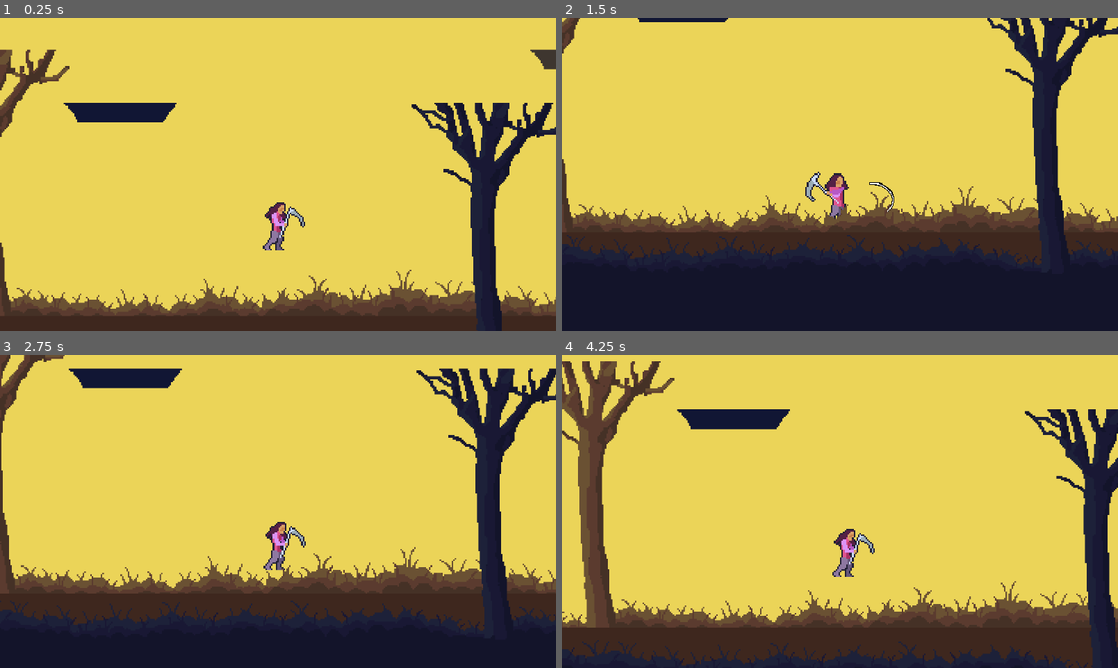
Above: before the commit, frames 1-4 (two rows, left to right).
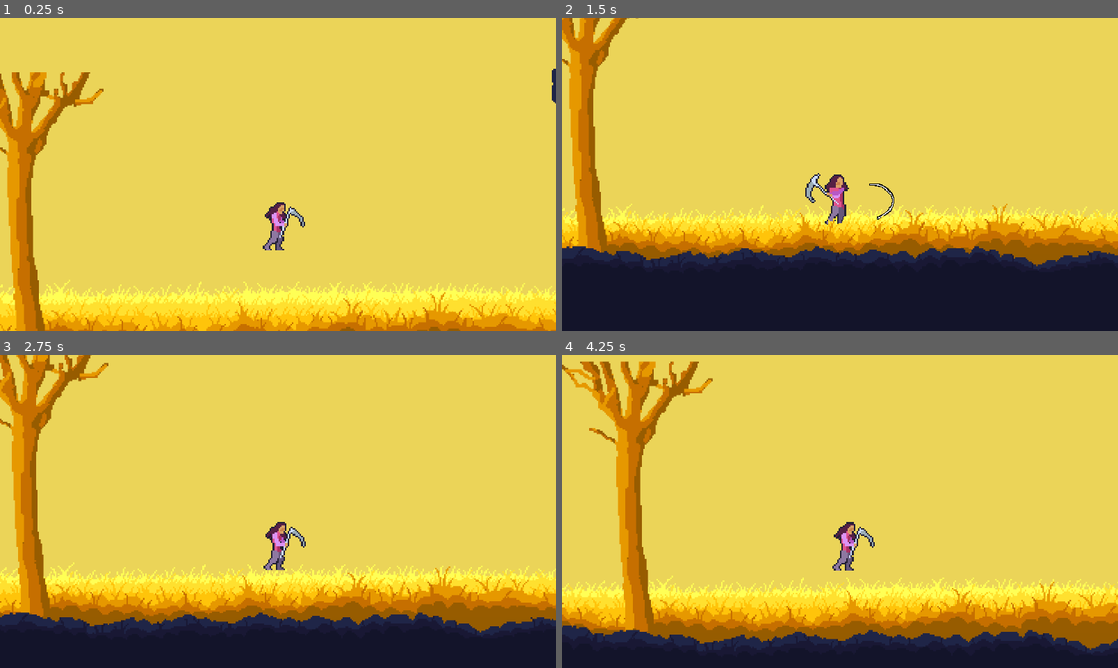
Above: after the commit, the same moments.

Repository: LordRevan36/software_development_platformer
Game: Godot game, scene res://main.tscn
The game is run twice, just before and just after one commit, with the same random seed, the same clock (stepped at 60 frames per second) and the same inputs.
Inputs:
- Up to frame 1 (0.25 s): no input
- Up to frame 2 (1.5 s): hold E (FlipRight) from 0.53 s (still down); tap Z (Attack 1) at 0.6, 1.35 s; tap W (Up) at 0.77 s
- Up to frame 3 (2.75 s): tap W (Up) at 1.52 s; release E (FlipRight) at 2.03 s; hold Q (FlipLeft) from 2.03 s (still down); tap Z (Attack 1) at 2.1 s
- Up to frame 4 (4.25 s): release Q (FlipLeft) at 2.78 s; hold E (FlipRight) from 2.78 s (still down); tap Z (Attack 1) at 2.85, 3.6 s; tap W (Up) at 3.02, 3.77 s

The runs differ from the first frame. In frame 1, 24% of the frame differs, in the area x 0-100%, y 10-100%; in frame 2, 22%; in frame 3, 26%; in frame 4, 36%, in the area x 0-100%, y 2-100%.

Commit message:
Slight Art Update
im immediately violating the branch system but oh well

Diff:
--- a/software-development-platformer/main.tscn
+++ b/software-development-platformer/main.tscn
@@ -1,14 +1,39 @@
-[gd_scene load_steps=6 format=3 uid="uid://0innvfg1noyr"]
+[gd_scene load_steps=9 format=3 uid="uid://0innvfg1noyr"]
 
 [ext_resource type="PackedScene" uid="uid://cy1vyx88wgg4v" path="res://Player/player.tscn" id="1_bo1nx"]
 [ext_resource type="PackedScene" uid="uid://c6lcnacw8vw5s" path="res://platform.tscn" id="2_8gbba"]
 [ext_resource type="Script" uid="uid://do5bugkt41qkv" path="res://camera.gd" id="2_jjvhh"]
 [ext_resource type="Texture2D" uid="uid://davcfmie0bbc2" path="res://Assets/Parallax.png" id="3_8gbba"]
+[ext_resource type="Texture2D" uid="uid://c2fn1ck4bikb1" path="res://Assets/Forest/Grass.png" id="4_272bh"]
+[ext_resource type="Texture2D" uid="uid://46oxramfmd6m" path="res://Assets/Forest/FrontTree.png" id="5_7mycd"]
+[ext_resource type="Texture2D" uid="uid://dok7ls8ld3g3u" path="res://Assets/Forest/FrontGround.png" id="6_272bh"]
 
 [sub_resource type="WorldBoundaryShape2D" id="WorldBoundaryShape2D_0xm2m"]
 distance = -285.0
 
 [node name="Main" type="Node"]
+
+[node name="BackParallax" type="Node2D" parent="."]
+
+[node name="BackMidground" type="Parallax2D" parent="BackParallax"]
+scroll_scale = Vector2(0.95, 0.95)
+scroll_offset = Vector2(1, 18)
+repeat_size = Vector2(2560, 0)
+repeat_times = 3
+
+[node name="Sprite2D" type="Sprite2D" parent="BackParallax/BackMidground"]
+modulate = Color(3.6413581, 2.464391, 0.89682823, 1)
+position = Vector2(-1140, -104)
+texture = ExtResource("4_272bh")
+
+[node name="ColorRect2" type="ColorRect" parent="BackParallax/BackMidground"]
+offset_left = -1321.0
+offset_top = 306.0
+offset_right = 1222.0
+offset_bottom = 365.0
+scale = Vector2(1.6800048, 9.080003)
+color = Color(1, 1, 0.33333334, 1)
+metadata/_edit_use_anchors_ = true
 
 [node name="Player" parent="." instance=ExtResource("1_bo1nx")]
 
@@ -20,43 +45,90 @@
 
 [node name="Platform" parent="." instance=ExtResource("2_8gbba")]
 
-[node name="Node2D" type="Node2D" parent="."]
+[node name="FrontParallax" type="Node2D" parent="."]
 
-[node name="Midground" type="Parallax2D" parent="Node2D"]
-scroll_offset = Vector2(0, 17)
+[node name="BackMidground" type="Parallax2D" parent="FrontParallax"]
+scroll_offset = Vector2(-2156, 23)
 repeat_size = Vector2(2560, 0)
 repeat_times = 3
 
-[node name="StaticBody2D" type="StaticBody2D" parent="Node2D/Midground"]
+[node name="Sprite2D" type="Sprite2D" parent="FrontParallax/BackMidground"]
+modulate = Color(1.3285676, 0.9534372, 0.4952448, 1)
+position = Vector2(-1140, -116)
+texture = ExtResource("4_272bh")
 
-[node name="CollisionShape2D" type="CollisionShape2D" parent="Node2D/Midground/StaticBody2D"]
-shape = SubResource("WorldBoundaryShape2D_0xm2m")
-
-[node name="Sprite2D" type="Sprite2D" parent="Node2D/Midground/StaticBody2D"]
-modulate = Color(3.6413581, 2.464391, 0.89682823, 1)
-position = Vector2(-1139, -40)
-texture = ExtResource("3_8gbba")
-
-[node name="ColorRect2" type="ColorRect" parent="Node2D/Midground/StaticBody2D"]
+[node name="ColorRect2" type="ColorRect" parent="FrontParallax/BackMidground"]
 offset_left = -1321.0
-offset_top = 307.0
+offset_top = 294.0
 offset_right = 1222.0
-offset_bottom = 366.0
+offset_bottom = 353.0
 scale = Vector2(1.6800048, 9.080003)
-color = Color(0.24139148, 0.1546655, 0.11655944, 1)
+color = Color(1, 0.8784314, 0.1882353, 1)
 metadata/_edit_use_anchors_ = true
 
-[node name="Foreground" type="Parallax2D" parent="Node2D"]
-scroll_scale = Vector2(1.2, 1.2)
+[node name="BackMidground2" type="Parallax2D" parent="FrontParallax"]
+scroll_scale = Vector2(1.05, 1.05)
+scroll_offset = Vector2(-1825, 26)
 repeat_size = Vector2(2560, 0)
 repeat_times = 3
 
-[node name="ColorRect" type="ColorRect" parent="Node2D/Foreground"]
+[node name="Sprite2D" type="Sprite2D" parent="FrontParallax/BackMidground2"]
+modulate = Color(1.1146151, 0.8355388, 0.10425563, 1)
+position = Vector2(-1140, -116)
+texture = ExtResource("4_272bh")
+
+[node name="ColorRect2" type="ColorRect" parent="FrontParallax/BackMidground2"]
+offset_left = -1321.0
+offset_top = 294.0
+offset_right = 1222.0
+offset_bottom = 353.0
+scale = Vector2(1.6800048, 9.080003)
+color = Color(1, 0.76862746, 0.039215688, 1)
+metadata/_edit_use_anchors_ = true
+
+[node name="Midground" type="Parallax2D" parent="FrontParallax"]
+scroll_scale = Vector2(1.1, 1.1)
+scroll_offset = Vector2(0, 9)
+repeat_size = Vector2(2560, 0)
+repeat_times = 3
+
+[node name="Sprite2D" type="Sprite2D" parent="FrontParallax/Midground"]
+modulate = Color(7.9196444, 4.613426, 0.00014847389, 1)
+position = Vector2(-1139, -31)
+texture = ExtResource("3_8gbba")
+
+[node name="ColorRect2" type="ColorRect" parent="FrontParallax/Midground"]
+offset_left = -1321.0
+offset_top = 328.0
+offset_right = 1222.0
+offset_bottom = 387.0
+scale = Vector2(1.6800048, 9.080003)
+color = Color(0.5882353, 0.36078432, 0, 1)
+metadata/_edit_use_anchors_ = true
+
+[node name="Foreground" type="Parallax2D" parent="FrontParallax"]
+scroll_scale = Vector2(1.25, 1.25)
+scroll_offset = Vector2(0, -29)
+repeat_size = Vector2(2560, 0)
+repeat_times = 3
+
+[node name="ColorRect" type="ColorRect" parent="FrontParallax/Foreground"]
 offset_left = -1266.0
 offset_top = 359.0
 offset_right = 1298.0
 offset_bottom = 892.0
 color = Color(0.07450981, 0.078431375, 0.16470589, 1)
 
-[node name="Sprite2D" type="Sprite2D" parent="Node2D/Foreground"]
-texture = ExtResource("3_8gbba")
+[node name="Ground" type="Sprite2D" parent="FrontParallax/Foreground"]
+position = Vector2(-3, -176)
+texture = ExtResource("6_272bh")
+
+[node name="Tree" type="Sprite2D" parent="FrontParallax/Foreground"]
+position = Vector2(375, -175)
+texture = ExtResource("5_7mycd")
+
+[node name="StaticBody2D" type="StaticBody2D" parent="."]
+position = Vector2(0, 12)
+
+[node name="CollisionShape2D" type="CollisionShape2D" parent="StaticBody2D"]
+shape = SubResource("WorldBoundaryShape2D_0xm2m")
Binary file added: software-development-platformer/Assets/Forest/FrontGround.png
Not shown, added: software-development-platformer/Assets/Forest/FrontGround.png.import
Binary file added: software-development-platformer/Assets/Forest/FrontTree.png
Not shown, added: software-development-platformer/Assets/Forest/FrontTree.png.import
Binary file added: software-development-platformer/Assets/Forest/Grass.png
Not shown, added: software-development-platformer/Assets/Forest/Grass.png.import
